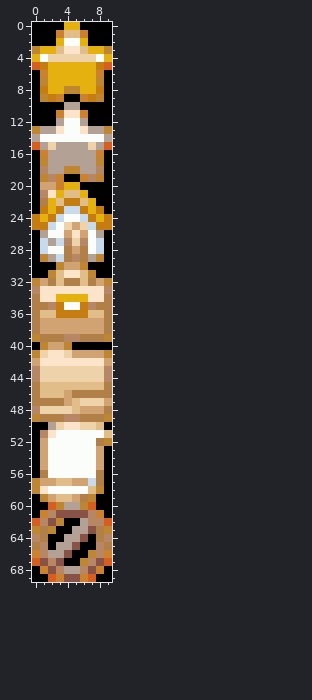
Sprite sheet: assets/icons/contacts.gif. Above is the file before it was changed.
The file is 10x70 pixels.
The same view after the edit:
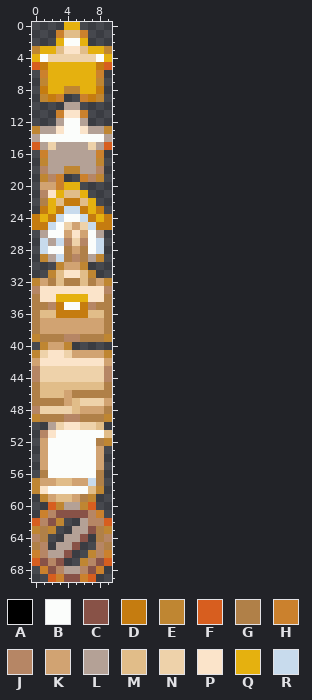
Palette (. is transparent): A #000000  B #fbfdfb  C #885247  D #c57c10  E #bf8632  F #d75e1f  G #b08048  H #cb812d  J #b68665  K #d1a372  L #b4a196  M #e1bd89  N #eed2aa  P #fbe4ca  Q #e5b10f  R #c8dbed
Author's note on the commit: ! Missing alpha channel on the contact list icons. Woops? (assets/icons/contacts.gif)
Changes in this commit:
@@ x 0..9 @@
- 0 AAAAQQAAAA
- 1 AAAHMMHAAA
- 2 AAAQBBQAAA
+ 0 ....QQ....
+ 1 ...HMMH...
+ 2 ...QBBQ...
  3 EQQMPPMQQE
@@ x 0..9 @@
  5 FDQQQQQQDF
- 6 AHQQQQQQHA
- 7 AEQQQQQQEA
- 8 ADQQEEQQDA
- 9 AEDHAAHDEA
-10 AAAALLAAAA
-11 AAAHPPHAAA
-12 AAALBBLAAA
+ 6 .HQQQQQQH.
+ 7 .EQQQQQQE.
+ 8 .DQQEEQQD.
+ 9 .EDH..HDE.
+10 ....LL....
+11 ...HPPH...
+12 ...LBBL...
 13 ELLPBBPLLE
@@ x 0..9 @@
 15 FLNLLLLNLF
-16 AHLLLLLLHA
-17 AELLLLLLEA
-18 AJLLEELLJA
-19 AEJHAAHJEA
-20 AKKHQQAAAA
-21 AJPQMMQAAA
-22 AGQMDDMQAA
-23 ADQDRRDQDA
+16 .HLLLLLLH.
+17 .ELLLLLLE.
+18 .JLLEELLJ.
+19 .EJH..HJE.
+20 .KKHQQ....
+21 .JPQMMQ...
+22 .GQMDDMQ..
+23 .DQDRRDQD.
 24 DQDRBBRDQD
 25 DDRBNKNRDD
-26 ALBBKPKBLA
-27 ARLRJNJBRA
-28 ARBBGKGBRA
-29 AELRGJGLEA
-30 AAAEKKEAAA
-31 AAEMPPMEAA
+26 .LBBKPKBL.
+27 .RLRJNJBR.
+28 .RBBGKGBR.
+29 .ELRGJGLE.
+30 ...EKKE...
+31 ..EMPPME..
 32 EKGMGGMGKE
@@ x 0..9 @@
 39 EGGGJJGGGE
-40 AEKKEAAAAA
+40 .EKKE.....
 41 ENPPNKKKKE
@@ x 0..9 @@
 49 EGGGJJGGGE
-50 AALNPPNNMA
-51 AJPBBBBBBM
-52 AKBBBBBBGE
-53 AKBBBBBBKA
-54 AKBBBBBBKA
-55 AKBBBBBBKA
-56 AGBBBBBBGA
-57 EKKMMKKRGA
-58 EPBBBBBMEA
-59 AEKMMKGEAA
-60 AAFELLEFAA
-61 AHJCCCCJHA
-62 FJCEAALJJF
-63 EGEAALLCGE
-64 JGAALLCAGJ
-65 GJALLCAAJG
-66 HJLLCAAEJH
-67 FCJCAAEJCF
-68 AHCJLLJCHA
-69 AAFHCCHFAA
+50 ..LNPPNNM.
+51 .JPBBBBBBM
+52 .KBBBBBBGE
+53 .KBBBBBBK.
+54 .KBBBBBBK.
+55 .KBBBBBBK.
+56 .GBBBBBBG.
+57 EKKMMKKRG.
+58 EPBBBBBME.
+59 .EKMMKGE..
+60 ..FELLEF..
+61 .HJCCCCJH.
+62 FJCE..LJJF
+63 EGE..LLCGE
+64 JG..LLC.GJ
+65 GJ.LLC..JG
+66 HJLLC..EJH
+67 FCJC..EJCF
+68 .HCJLLJCH.
+69 ..FHCCHF..
